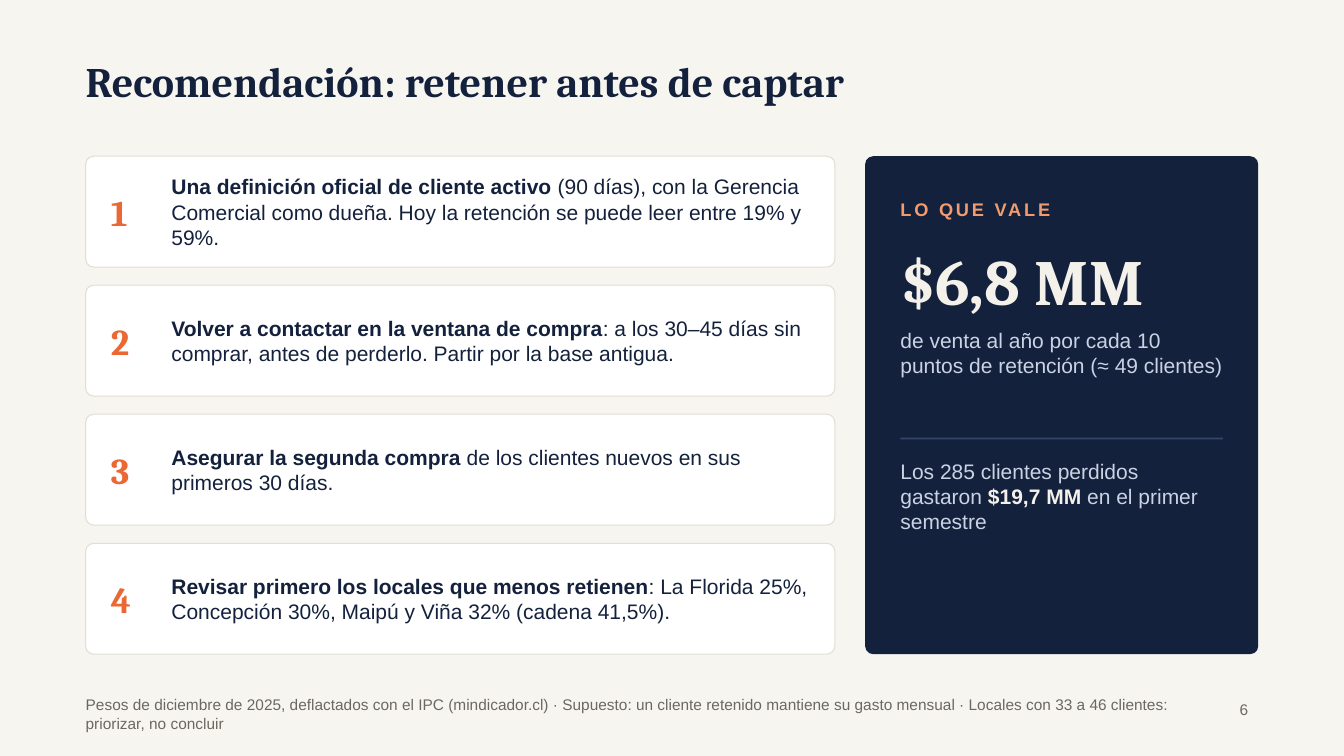
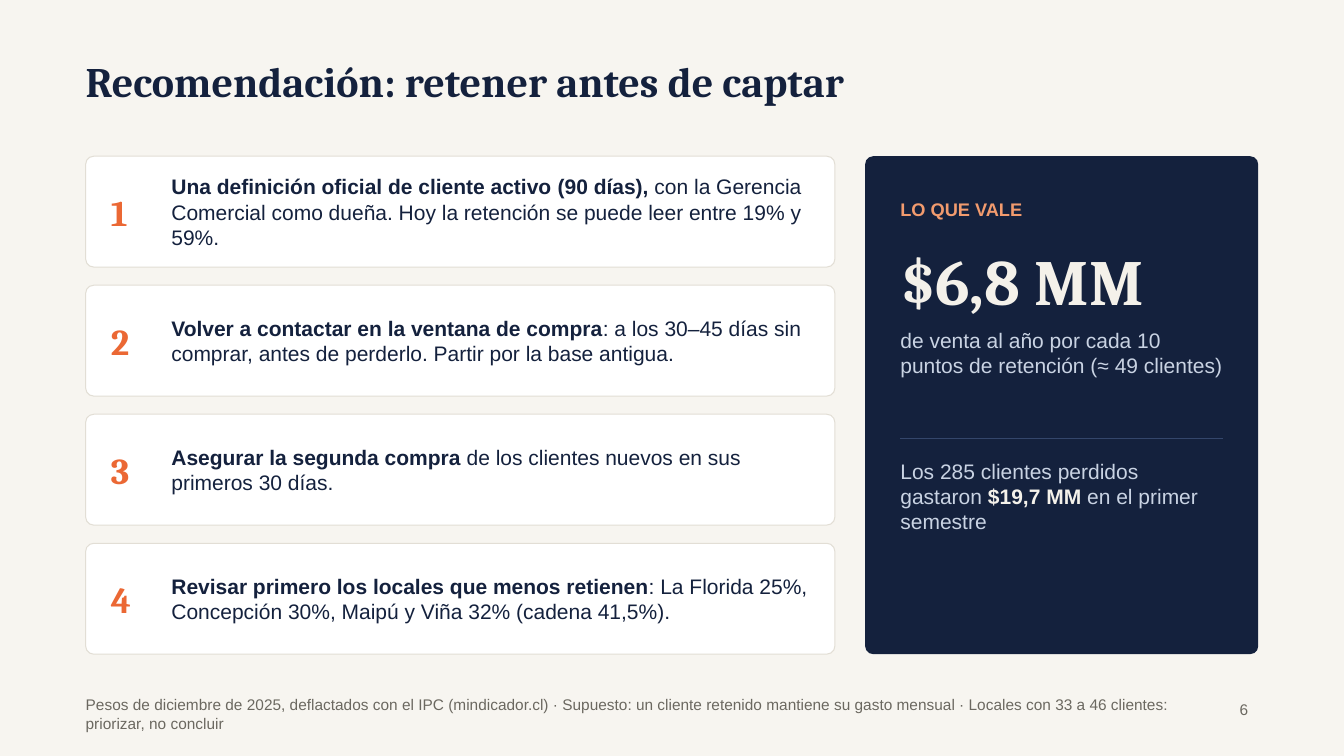
Before and after one commit to FrancoMedalla/TIN-G3-Retail, a slide deck: slide 6 of Presentacion_P1_Grupo3_Multitienda.pptx. Drawn at 1344x756 pixels with LibreOffice and Linux fonts; fonts in the diff are those of the drawing. Boxes give left, top, right and bottom in pixels: in the first picture for what was removed or moved away, otherwise in the second. Text is boxed around its words. In the diff, an @@ line names an element or a change of style, - is before the commit and + after.

```diff
--- a/Presentacion_P1_Grupo3_Multitienda.pptx
+++ b/Presentacion_P1_Grupo3_Multitienda.pptx
@@ text "Una definición oficial de cliente ..." at [171, 178, 801, 246]: bold on in "(90 días)," @@
@@ text "LO QUE VALE" at [900, 203, 1022, 220]: letter spacing 2 to 0 pt @@
```
Also in this commit, not shown: 5 other slides changed.
